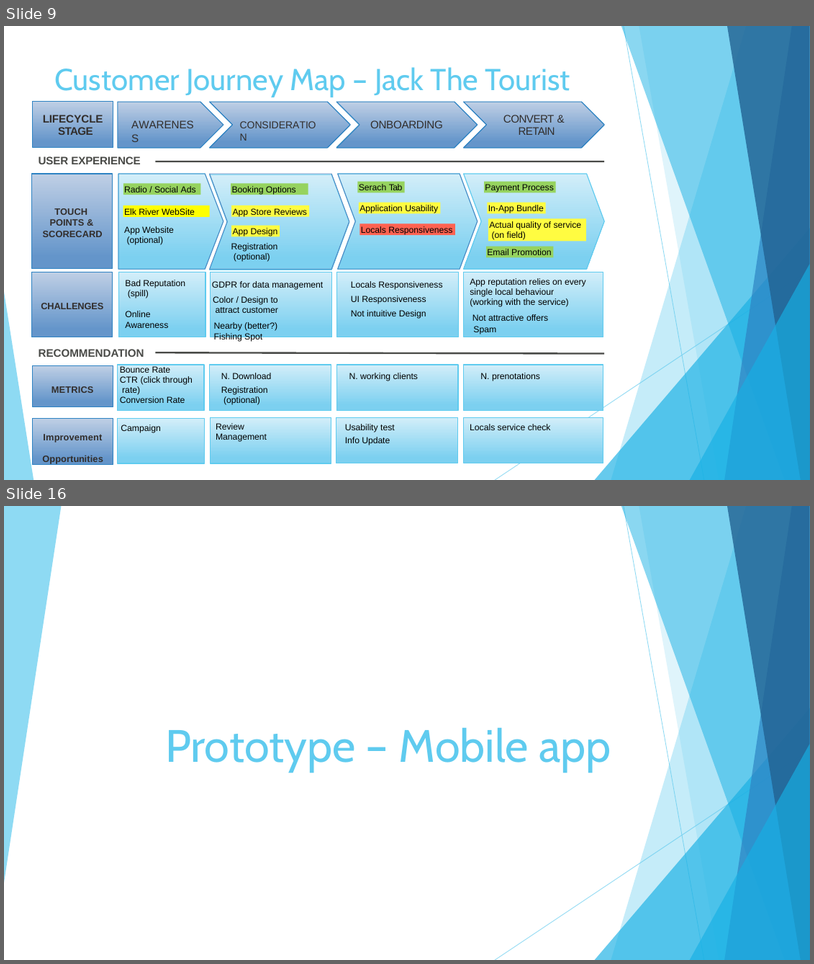
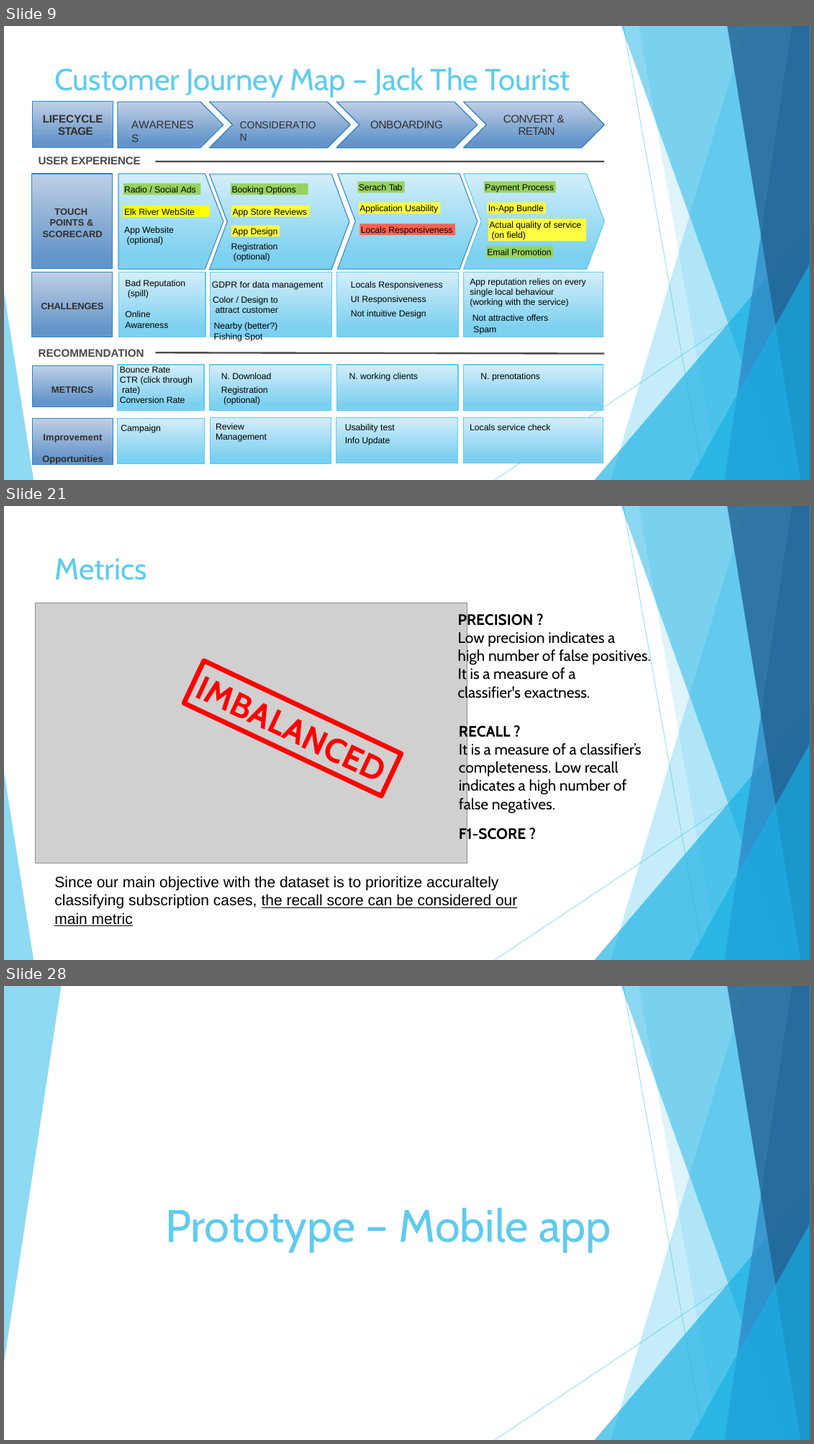
Before and after one commit to Riccardo95Facchini/DIL-2019, a slide deck: Presentation.pptx. Shown one above the other, each under a label of ours: slides 9 and 16 before the commit, slides 9, 21 and 28 after it; the slides between them are not shown. The pictures are 814x964 and 814x1444 pixels, drawn with LibreOffice and Linux fonts; fonts in the diff are those of the drawing; grey boxes stand for pictures. Boxes give left, top, right and bottom in pixels: in the first picture for what was removed or moved away, otherwise in the second. Text is boxed around its words. In the diff, an @@ line names an element or a change of style, - is before the commit and + after.

```diff
--- a/Presentation.pptx
+++ b/Presentation.pptx
@@ slide 21 added at <box>4,506,810,960</box>, background #FFFFFF; not listed: 10 template elements that a slide beside it also shows @@
@@ title added at <box>55,558,147,580</box>, 36 pt, text #5FCBEF @@
+Metrics
@@ picture added at <box>36,602,468,863</box> @@
@@ text added at <box>458,612,651,702</box>, 18 pt, text #000000 @@
+PRECISION ?
+Low precision indicates a
+high number of false positives.
+It is a measure of a
+classifier's exactness.
@@ rectangle added at <box>184,661,401,796</box>, outline #FF0000 5.75 pt, 40 pt, text #FF0000, bold @@
+IMBALANCED
@@ text added at <box>459,723,641,813</box>, 18 pt, text #000000 @@
+RECALL ?
+It is a measure of a classifier’s
+completeness. Low recall
+indicates a high number of
+false negatives.
@@ text added at <box>459,826,526,843</box>, 18 pt, text #000000, bold @@
+F1-SCORE ?
@@ text added at <box>54,875,517,908</box>, 18 pt, text #000000 @@
+Since our main objective with the dataset is to prioritize accuraltely classifying subscription cases, the recall score can be considered our main metric
@@ what was slide 16 is now slide 28 @@
```
Also in this commit, not shown: 5 slides changed, 12 other slides added, 1 slide removed.
